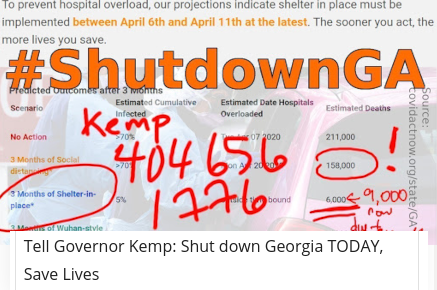
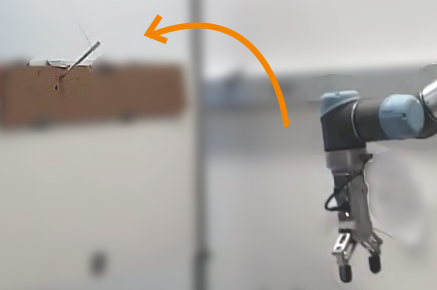
Layer changes from the first 437×290 image to the second:
added layer "Layer #1" above "Layer" over left=143, top=14, right=289, bottom=127
added layer "Layer" (17%) above "Pasted Layer #8" over left=0, top=0, right=437, bottom=290
added layer "Pasted Layer #9" above "Pasted Layer #7" over left=0, top=0, right=437, bottom=290
added layer "Pasted Layer #7" above "Pasted Layer #6" over left=0, top=0, right=437, bottom=290
